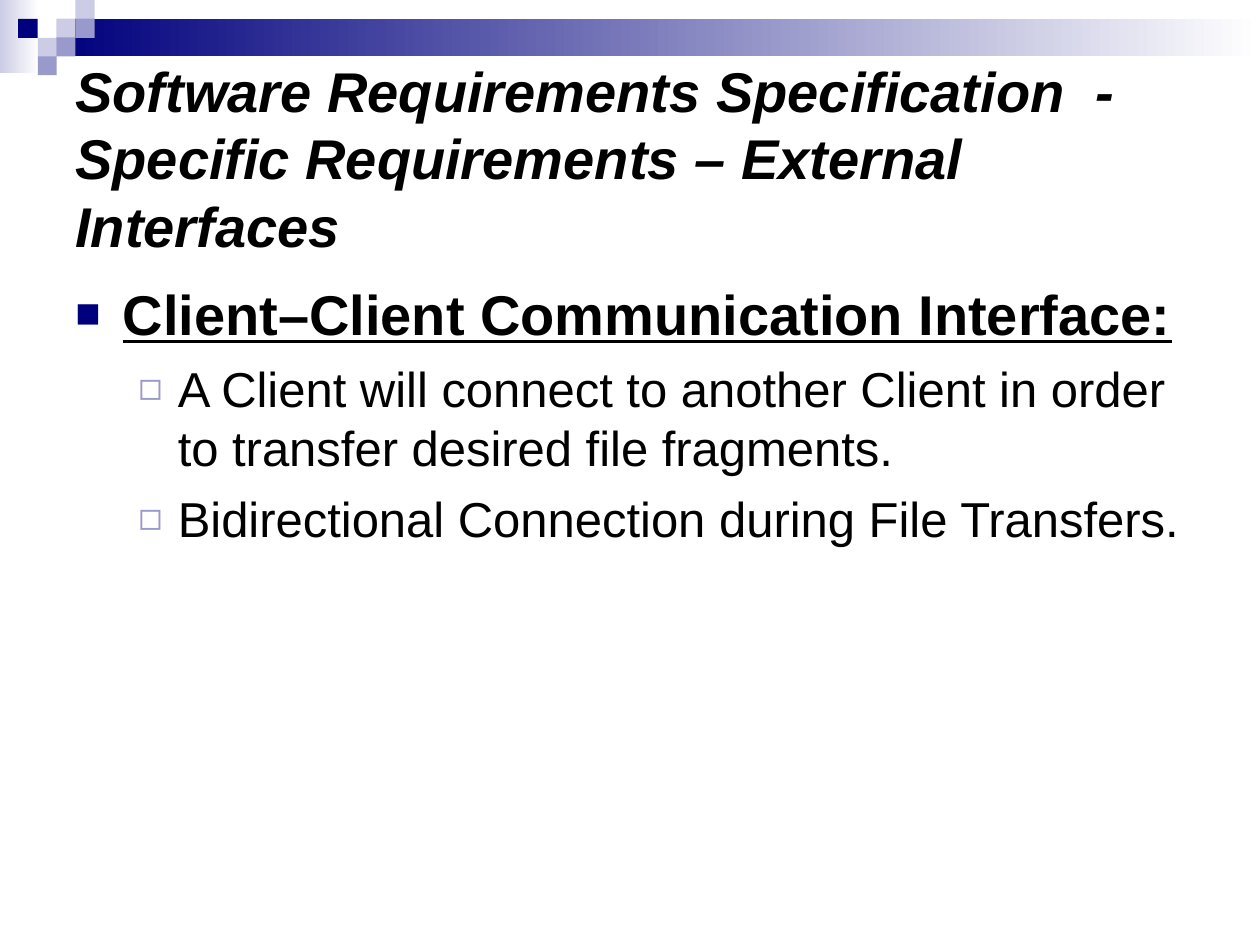
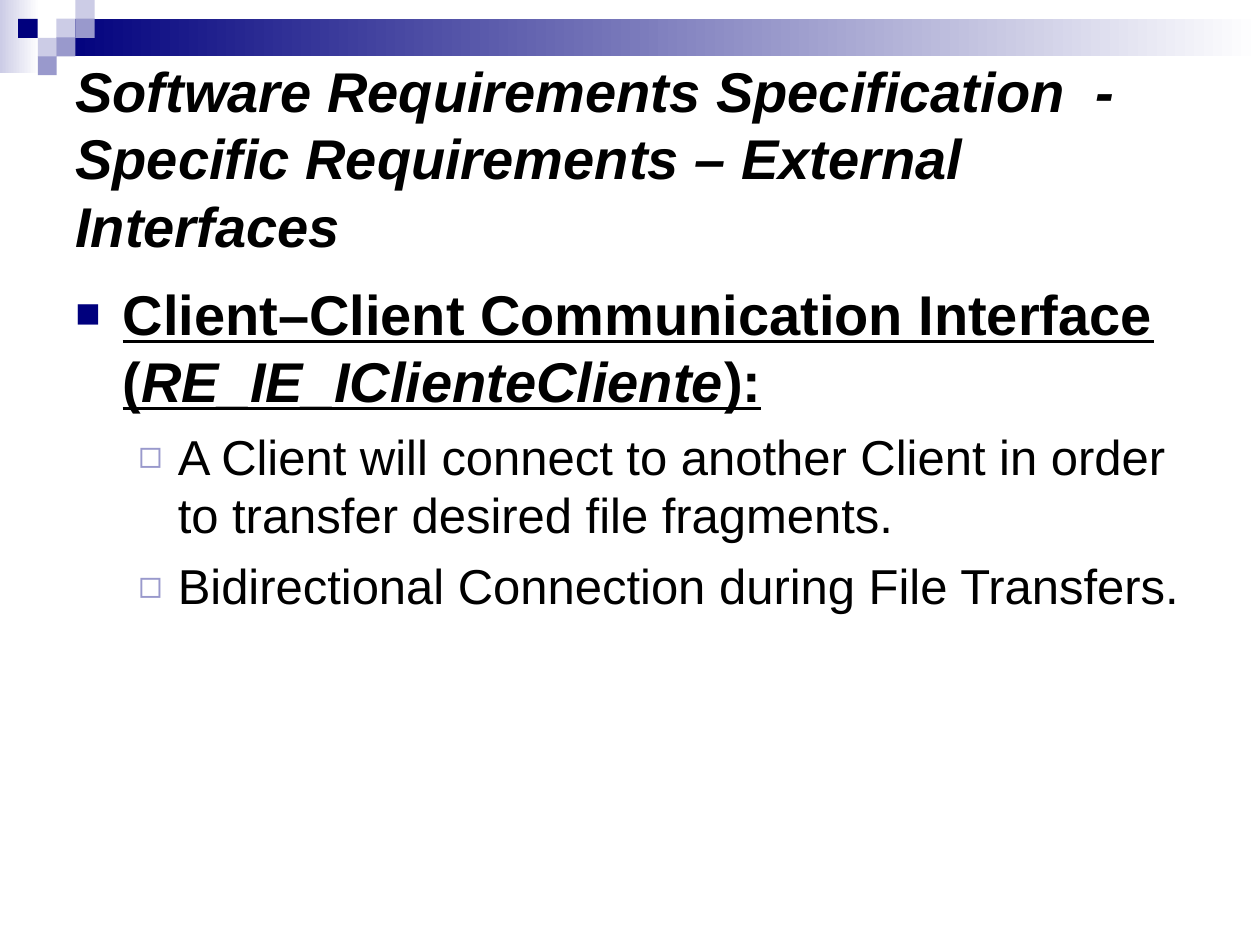
Before and after one commit to munsuri/egorilla, a slide deck: slide 31 of doc/PresentacionIS.ppt (slide 28 before the commit). Drawn at 1260x945 pixels with LibreOffice and Linux fonts; fonts in the diff are those of the drawing. Boxes give left, top, right and bottom in pixels: in the first picture for what was removed or moved away, otherwise in the second. Text is boxed around its words. In the diff, an @@ line names an element or a change of style, - is before the commit and + after.

```diff
--- a/doc/PresentacionIS.ppt
+++ b/doc/PresentacionIS.ppt
@@ text at (x1=123, y1=294, x2=1152, y2=413): text changed @@
-■ Client–Client Communication Interface:
+■ Client–Client Communication Interface (RE_IE_IClienteCliente):
```
Also in this commit, not shown: 5 other slides changed, 4 slides added.
